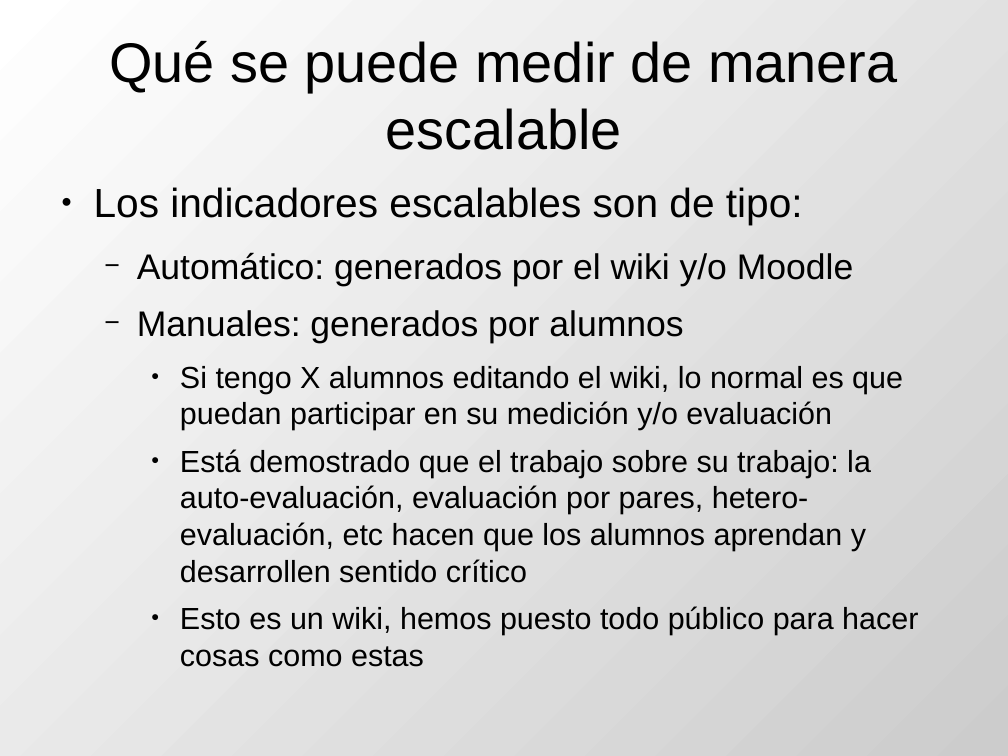
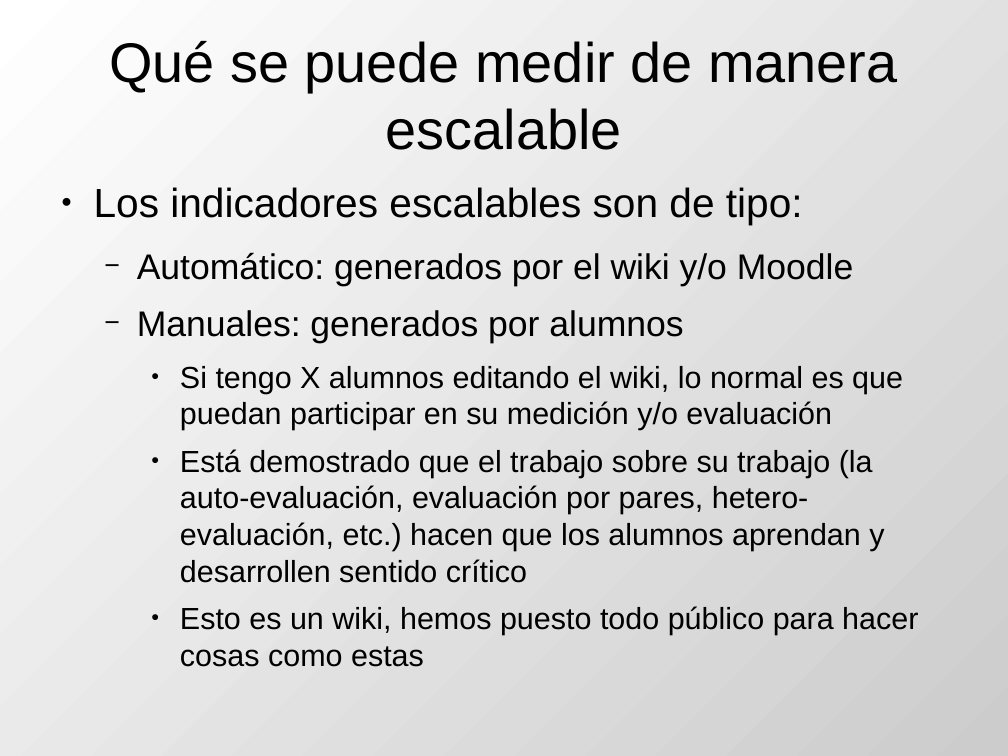
Before and after one commit to DrPantera/wikis4education, a slide deck: slide 7 of uca-2013_07/tema-5-EvaluacionWikis.odp. Drawn at 1008x756 pixels with LibreOffice and Linux fonts; fonts in the diff are those of the drawing. Boxes give left, top, right and bottom in pixels: in the first picture for what was removed or moved away, otherwise in the second. Text is boxed around its words. In the diff, an @@ line names an element or a change of style, - is before the commit and + after.

```diff
--- a/uca-2013_07/tema-5-EvaluacionWikis.odp
+++ b/uca-2013_07/tema-5-EvaluacionWikis.odp
@@ text at (180, 449, 884, 583): text changed @@
-    ● Está demostrado que el trabajo sobre su trabajo: la auto-evaluación, evaluación por pares, hetero-evaluación, etc hacen que los alumnos aprendan y desarrollen sentido crítico
+    ● Está demostrado que el trabajo sobre su trabajo (la auto-evaluación, evaluación por pares, hetero-evaluación, etc.) hacen que los alumnos aprendan y desarrollen sentido crítico
```
Also in this commit, not shown: 2 other slides changed, 1 slide added, 1 other file.
